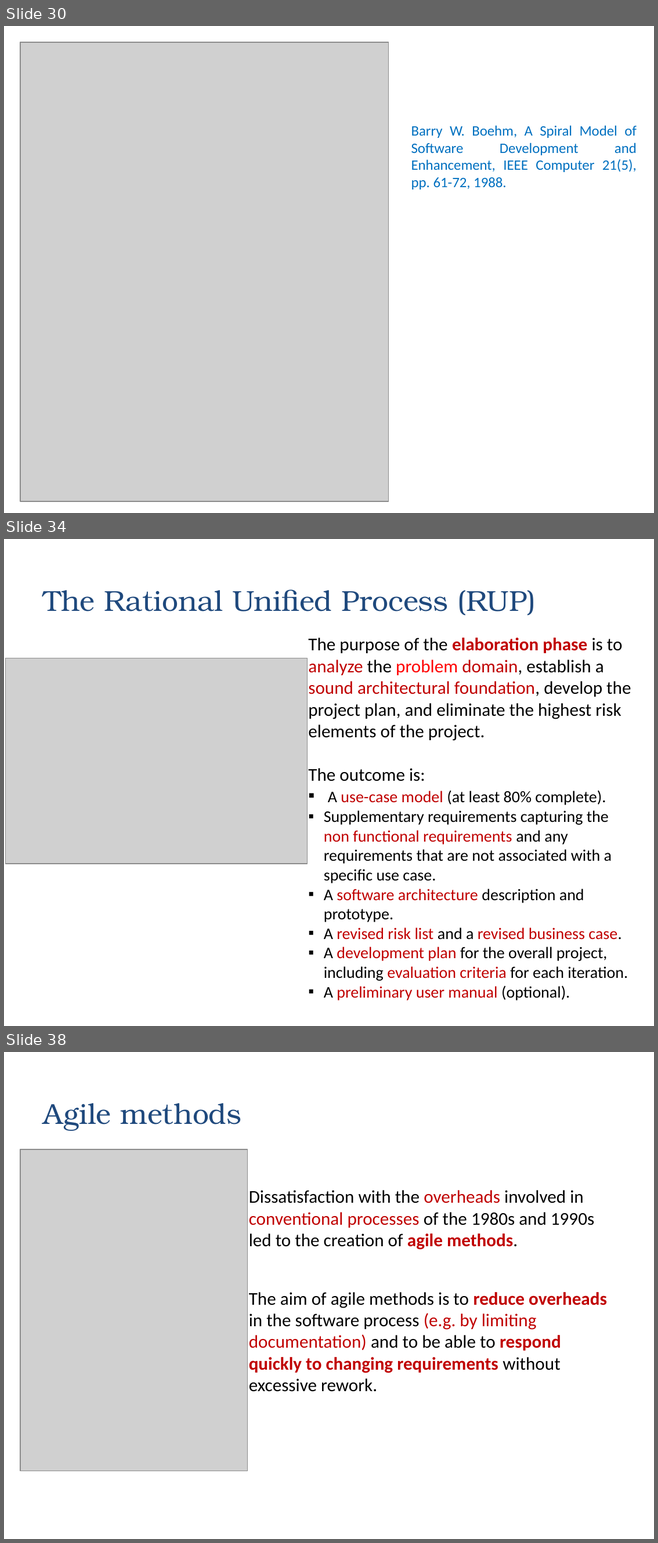
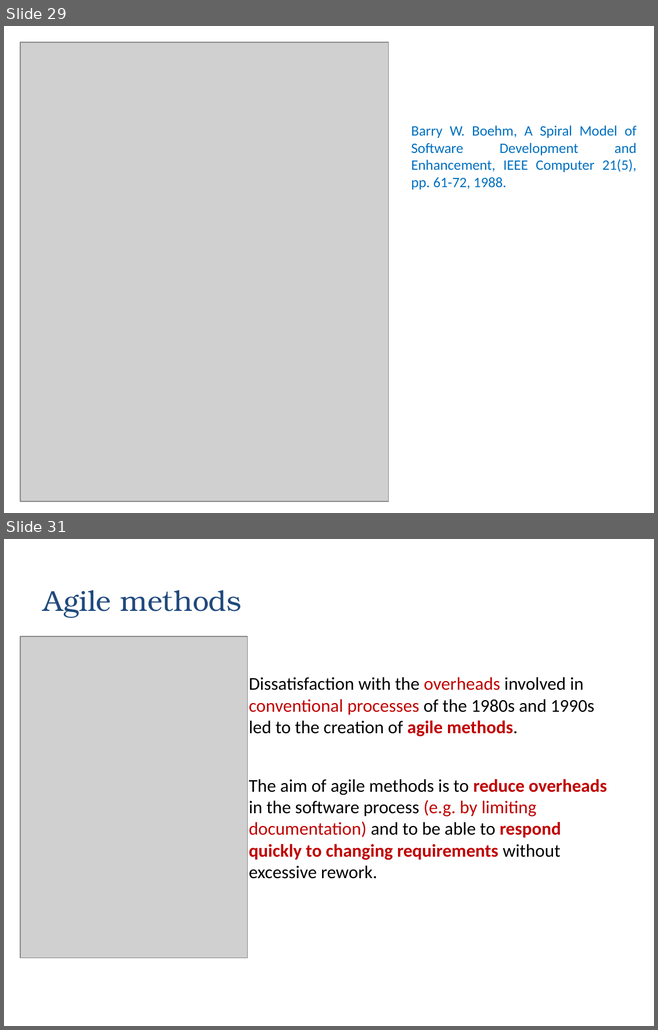
Before and after one commit to zarras/myy803-slides, a slide deck: 2-SoftEng-DevelopmentProcess.ppt. Shown one above the other, each under a label of ours: slides 30, 34 and 38 before the commit, slides 29 and 31 after it; the slides between them are not shown. The pictures are 658x1543 and 658x1030 pixels, drawn with LibreOffice and Linux fonts; fonts in the diff are those of the drawing; grey boxes stand for pictures. Boxes give left, top, right and bottom in pixels: in the first picture for what was removed or moved away, otherwise in the second. Text is boxed around its words. In the diff, an @@ line names an element or a change of style, - is before the commit and + after.

Commit message:
Slides on software development process revised, removed RUP

```diff
--- a/2-SoftEng-DevelopmentProcess.ppt
+++ b/2-SoftEng-DevelopmentProcess.ppt
@@ slide 34 removed at [4, 539, 654, 1026], background #FFFFFF @@
@@ title removed at [43, 589, 536, 616] @@
-The Rational Unified Process (RUP)
@@ text removed at [308, 638, 630, 1001] @@
-The purpose of the elaboration phase is to analyze the problem domain, establish a sound architectural foundation, develop the project plan, and eliminate the highest risk elements of the project.
-The outcome is:
-▪ A use-case model (at least 80% complete).
-▪ Supplementary requirements capturing the non functional requirements and any requirements that are not associated with a specific use case.
-▪ A software architecture description and prototype.
-▪ A revised risk list and a revised business case.
-▪ A development plan for the overall project, including evaluation criteria for each iteration.
-▪ A preliminary user manual (optional).
@@ picture removed at [5, 658, 307, 864] @@
@@ what was slide 30 is now slide 29 @@
@@ what was slide 38 is now slide 31 @@
```
Also in this commit, not shown: 6 slides changed, 1 slide added, 7 other slides removed, 3 other files.
